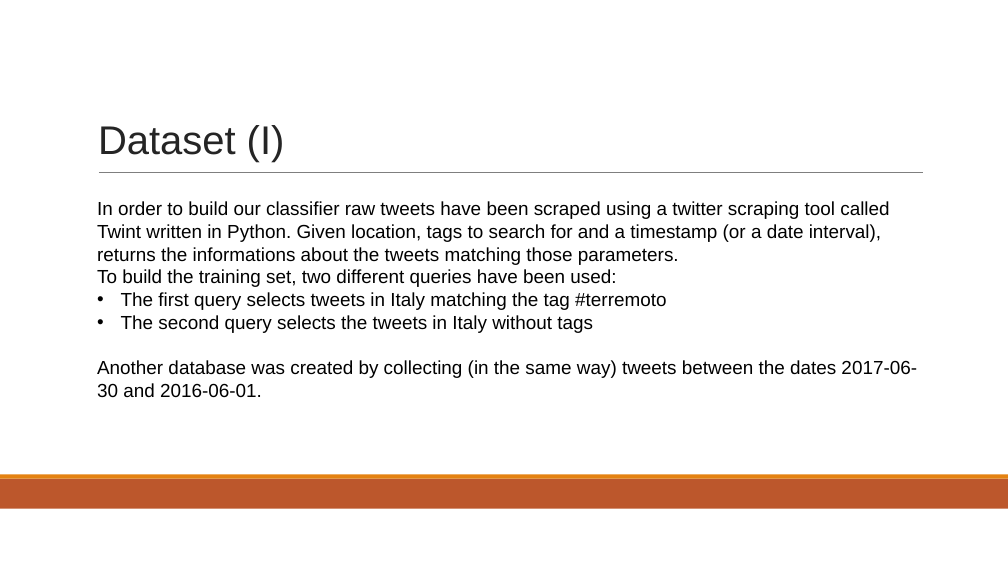
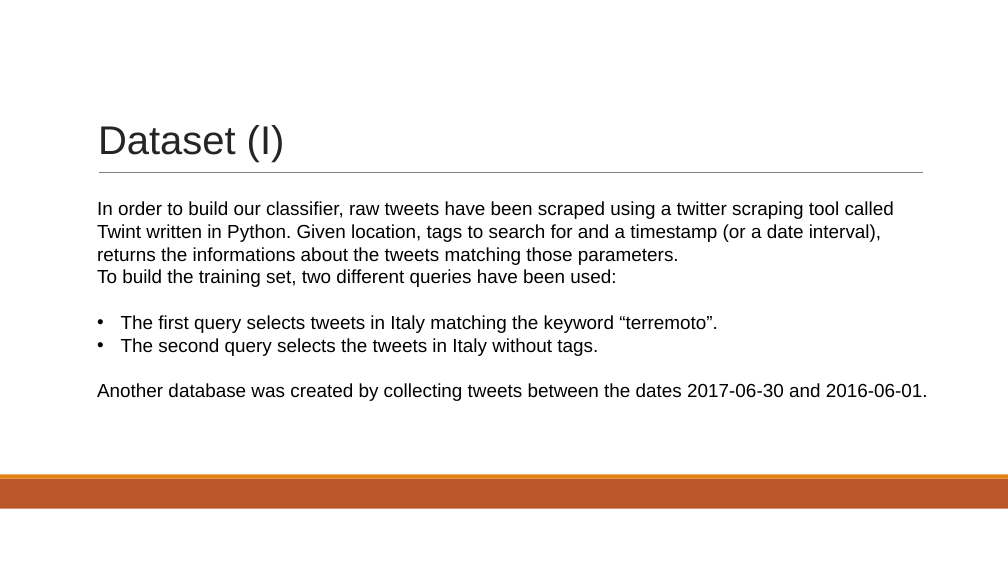
Before and after one commit to Geghi/DMML-Project, a slide deck: slide 3 of documentation/presentazione/presentazione.pptx. Drawn at 1008x567 pixels with LibreOffice and Linux fonts; fonts in the diff are those of the drawing. Boxes give left, top, right and bottom in pixels: in the first picture for what was removed or moved away, otherwise in the second. Text is boxed around its words. In the diff, an @@ line names an element or a change of style, - is before the commit and + after.

Commit message:
presentation update

```diff
--- a/documentation/presentazione/presentazione.pptx
+++ b/documentation/presentazione/presentazione.pptx
@@ text at (97,201,894,265): text changed @@
-In order to build our classifier raw tweets have been scraped using a twitter scraping tool called Twint written in Python. Given location, tags to search for and a timestamp (or a date interval), returns the informations about the tweets matching those parameters.
+In order to build our classifier, raw tweets have been scraped using a twitter scraping tool called Twint written in Python. Given location, tags to search for and a timestamp (or a date interval), returns the informations about the tweets matching those parameters.
@@ text at (97,315,928,401): text changed @@
-• The first query selects tweets in Italy matching the tag #terremoto
-• The second query selects the tweets in Italy without tags
-Another database was created by collecting (in the same way) tweets between the dates 2017-06-30 and 2016-06-01.
+• The first query selects tweets in Italy matching the keyword “terremoto”.
+• The second query selects the tweets in Italy without tags.
+Another database was created by collecting tweets between the dates 2017-06-30 and 2016-06-01.
```
Also in this commit, not shown: 12 other slides changed, 3 slides added, 1 slide removed, 1 other file.
